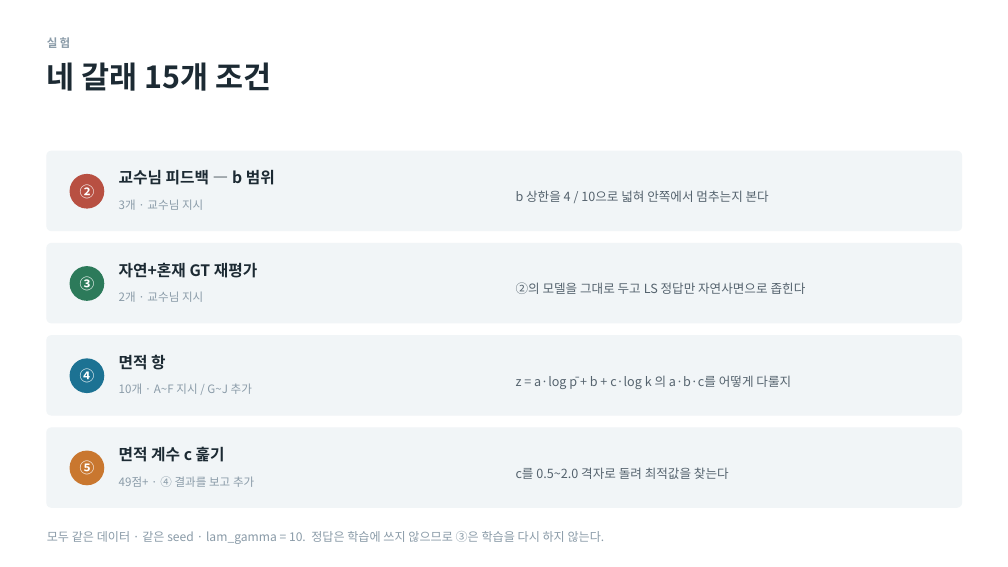
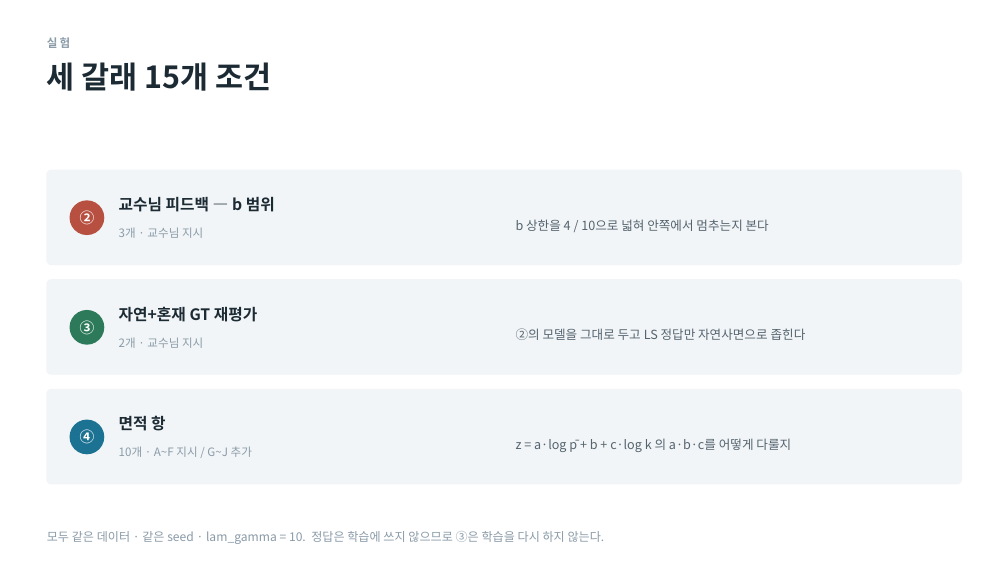
Before and after one commit to minji1217/pilotA-minji, a slide deck: slide 6 of docs/후속실험3_발표.pptx. Drawn at 1008x567 pixels with LibreOffice and Linux fonts; fonts in the diff are those of the drawing. Boxes give left, top, right and bottom in pixels: in the first picture for what was removed or moved away, otherwise in the second. Text is boxed around its words. In the diff, an @@ line names an element or a change of style, - is before the commit and + after.

```diff
--- a/docs/후속실험3_발표.pptx
+++ b/docs/후속실험3_발표.pptx
@@ text at bbox=[47, 62, 272, 91]: text changed @@
-네 갈래 15개 조건
+세 갈래 15개 조건
@@ rounded rectangle: place and size @@
-rounded rectangle at bbox=[47, 151, 962, 231]
+rounded rectangle at bbox=[47, 170, 962, 265]
@@ 2 texts, 1 ellipse: place and size @@
-2 texts, 1 ellipse at bbox=[70, 170, 275, 209]
+2 texts, 1 ellipse at bbox=[70, 197, 275, 235]
@@ text "b 상한을 4 / 10으로 ...": place and size @@
-text "b 상한을 4 / 10으로 ..." at bbox=[516, 190, 769, 202]
+text "b 상한을 4 / 10으로 ..." at bbox=[516, 219, 769, 231]
@@ text "3개 · 교수님 지시": place and size @@
-text "3개 · 교수님 지시" at bbox=[119, 199, 203, 210]
+text "3개 · 교수님 지시" at bbox=[119, 227, 203, 238]
@@ proportions changed in 3 elements at bbox=[47, 170, 962, 265], bbox=[47, 389, 962, 484], bbox=[47, 280, 962, 374] @@
@@ rounded rectangle: place and size @@
-rounded rectangle at bbox=[47, 243, 962, 323]
+rounded rectangle at bbox=[47, 280, 962, 374]
@@ 3 texts, 1 ellipse: place and size @@
-3 texts, 1 ellipse at bbox=[70, 262, 257, 302]
+3 texts, 1 ellipse at bbox=[70, 306, 257, 348]
@@ text "②의 모델을 그대로 두고 LS ...": place and size @@
-text "②의 모델을 그대로 두고 LS ..." at bbox=[516, 282, 806, 294]
+text "②의 모델을 그대로 두고 LS ..." at bbox=[516, 328, 806, 340]
@@ rounded rectangle removed at bbox=[47, 336, 962, 415] @@
@@ rounded rectangle: place and size @@
-rounded rectangle at bbox=[47, 428, 962, 507]
+rounded rectangle at bbox=[47, 389, 962, 484]
@@ 2 texts, 1 ellipse: place and size @@
-2 texts, 1 ellipse at bbox=[70, 354, 165, 393]
+2 texts, 1 ellipse at bbox=[70, 415, 165, 454]
@@ text "10개 · A~F 지시 / ...": place and size @@
-text "10개 · A~F 지시 / ..." at bbox=[119, 383, 252, 394]
+text "10개 · A~F 지시 / ..." at bbox=[119, 446, 252, 457]
@@ text removed at bbox=[119, 446, 225, 462] @@
-면적 계수 c 훑기
@@ text "z = a·log p̄ + ...": place and size @@
-text "z = a·log p̄ + ..." at bbox=[516, 375, 791, 389]
+text "z = a·log p̄ + ..." at bbox=[516, 438, 791, 452]
@@ ellipse removed at bbox=[70, 451, 104, 485] @@
@@ text removed at bbox=[80, 460, 95, 475] @@
-⑤
@@ text removed at bbox=[119, 476, 254, 487] @@
-49점+ · ④ 결과를 보고 추가
@@ text removed at bbox=[516, 467, 729, 479] @@
-c를 0.5~2.0 격자로 돌려 최적값을 찾는다
```
Also in this commit, not shown: 13 other slides changed, 5 slides removed, 11 other files.
